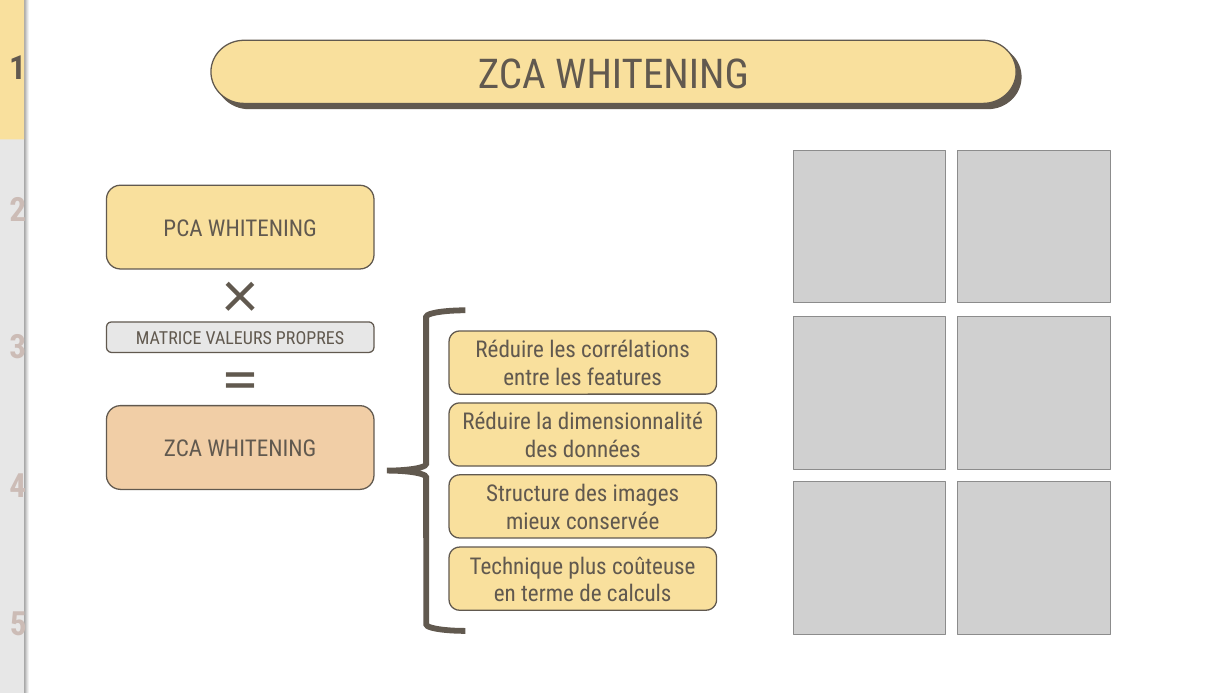
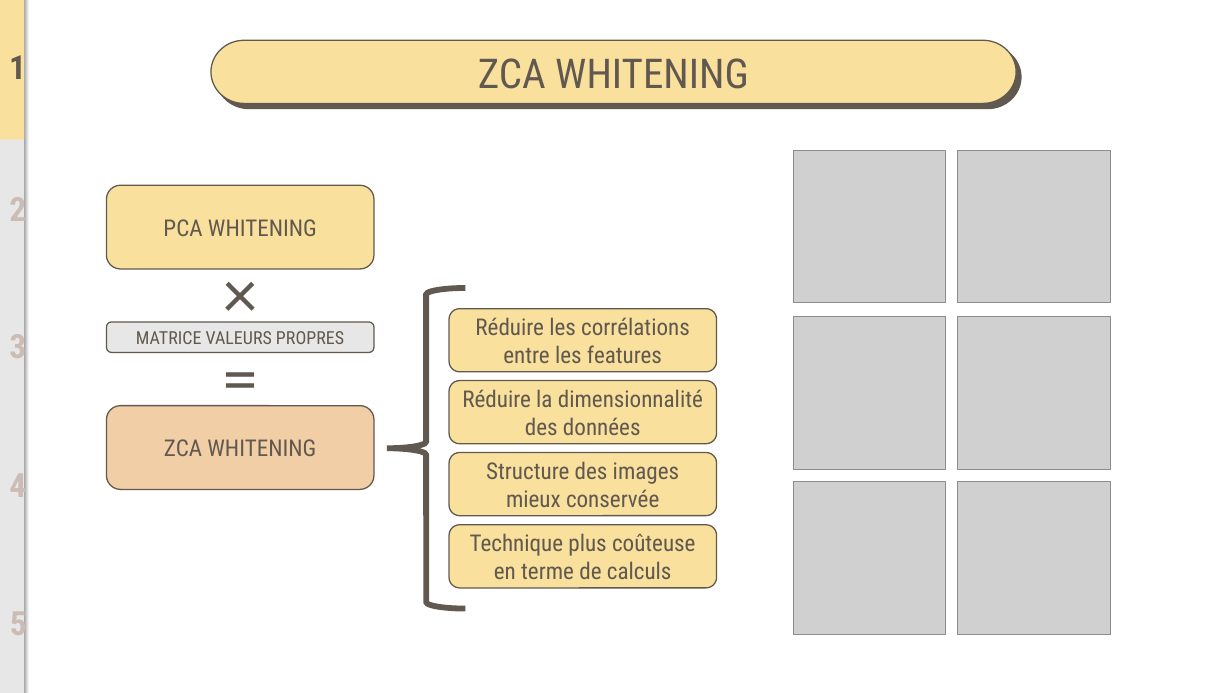
Before and after one commit to BiGHeaDMaX/Identifier-Races-Chiens-avec-TensorFlow, a slide deck: slide 8 of 05 - Présentation.pptx (slide 9 before the commit). Drawn at 1232x693 pixels with LibreOffice and Linux fonts; fonts in the diff are those of the drawing; grey boxes stand for pictures. Boxes give left, top, right and bottom in pixels: in the first picture for what was removed or moved away, otherwise in the second. Text is boxed around its words. In the diff, an @@ line names an element or a change of style, - is before the commit and + after.

```diff
--- a/05 - Présentation.pptx
+++ b/05 - Présentation.pptx
@@ left brace: place and size @@
-left brace at box(387, 311, 466, 631)
+left brace at box(387, 288, 466, 609)
@@ 4 rounded rectangles: place and size @@
-4 rounded rectangles at box(449, 331, 717, 610)
+4 rounded rectangles at box(449, 309, 717, 588)
```
Also in this commit, not shown: 11 other slides changed, 4 slides added, 2 slides removed.
